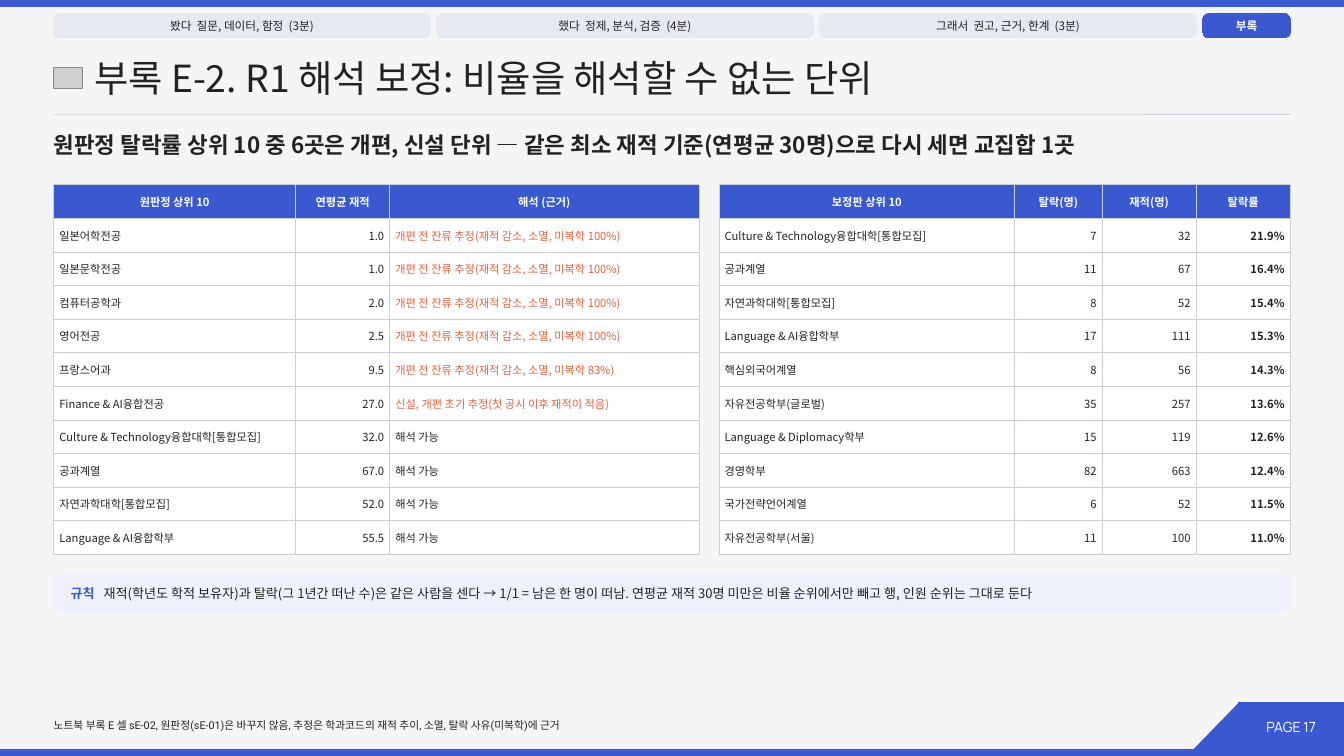
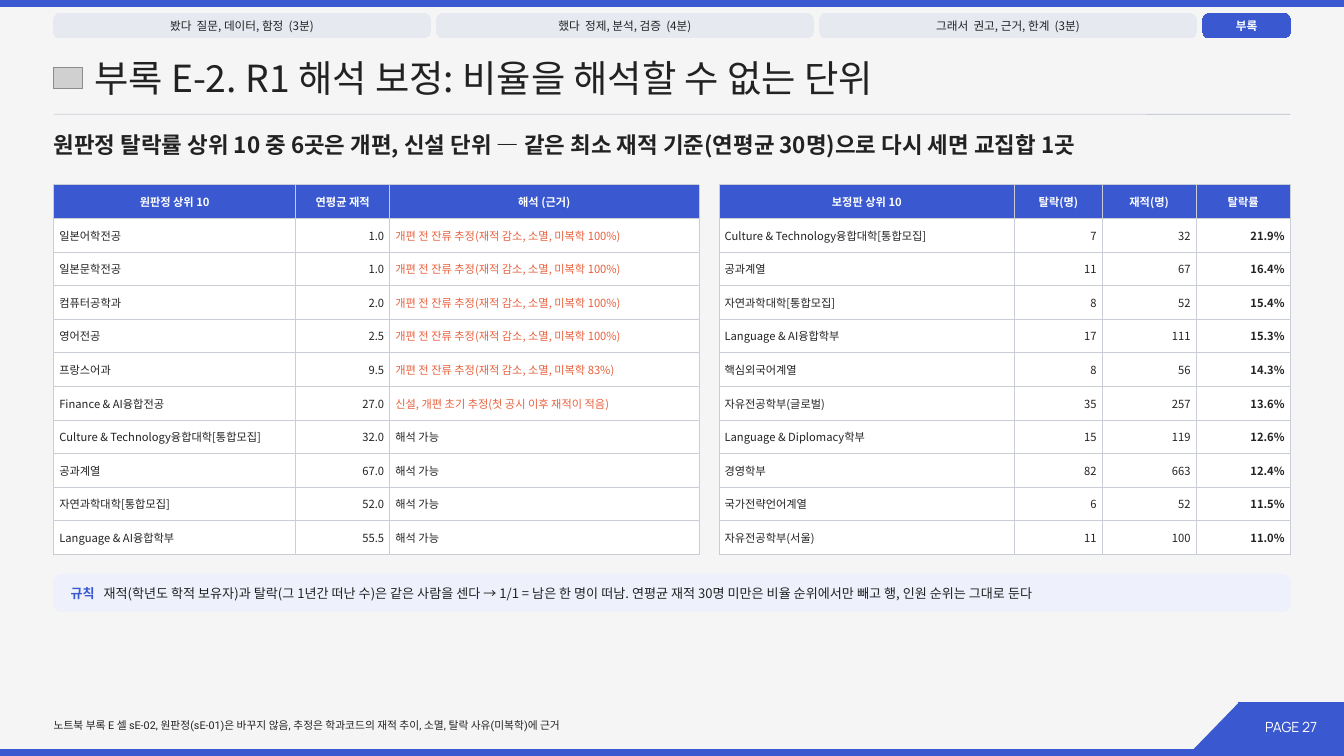
Before and after one commit to 202103116-stack/university-dropout-risk-analysis, a slide deck: slide 27 of slides/14조_발표.pptx (slide 17 before the commit). Drawn at 1344x756 pixels with LibreOffice and Linux fonts; fonts in the diff are those of the drawing; grey boxes stand for pictures. Boxes give left, top, right and bottom in pixels: in the first picture for what was removed or moved away, otherwise in the second. Text is boxed around its words. In the diff, an @@ line names an element or a change of style, - is before the commit and + after.

```diff
--- a/slides/14조_발표.pptx
+++ b/slides/14조_발표.pptx
@@ text in rectangle at <box>1265,721,1317,732</box>: text changed @@
-PAGE 17
+PAGE 27
```
Also in this commit, not shown: 5 other slides changed, 11 slides added, 3 other files.
